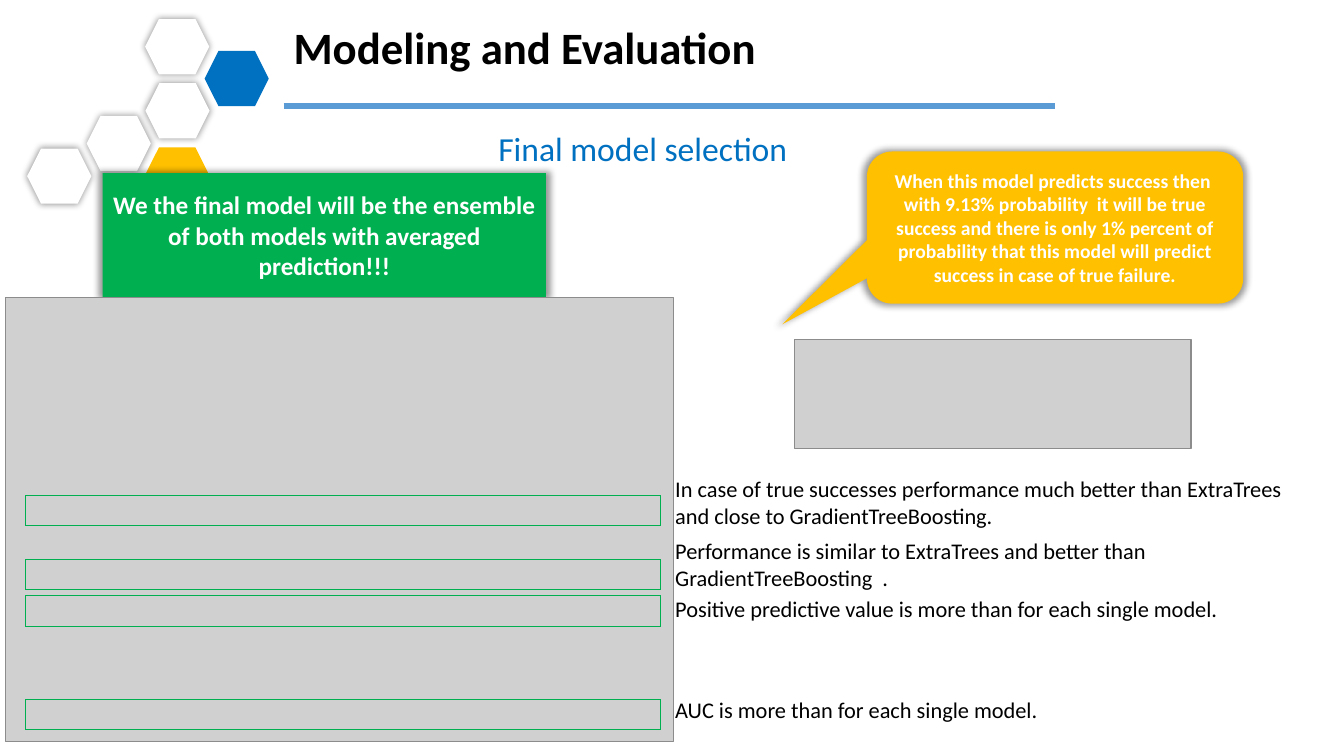
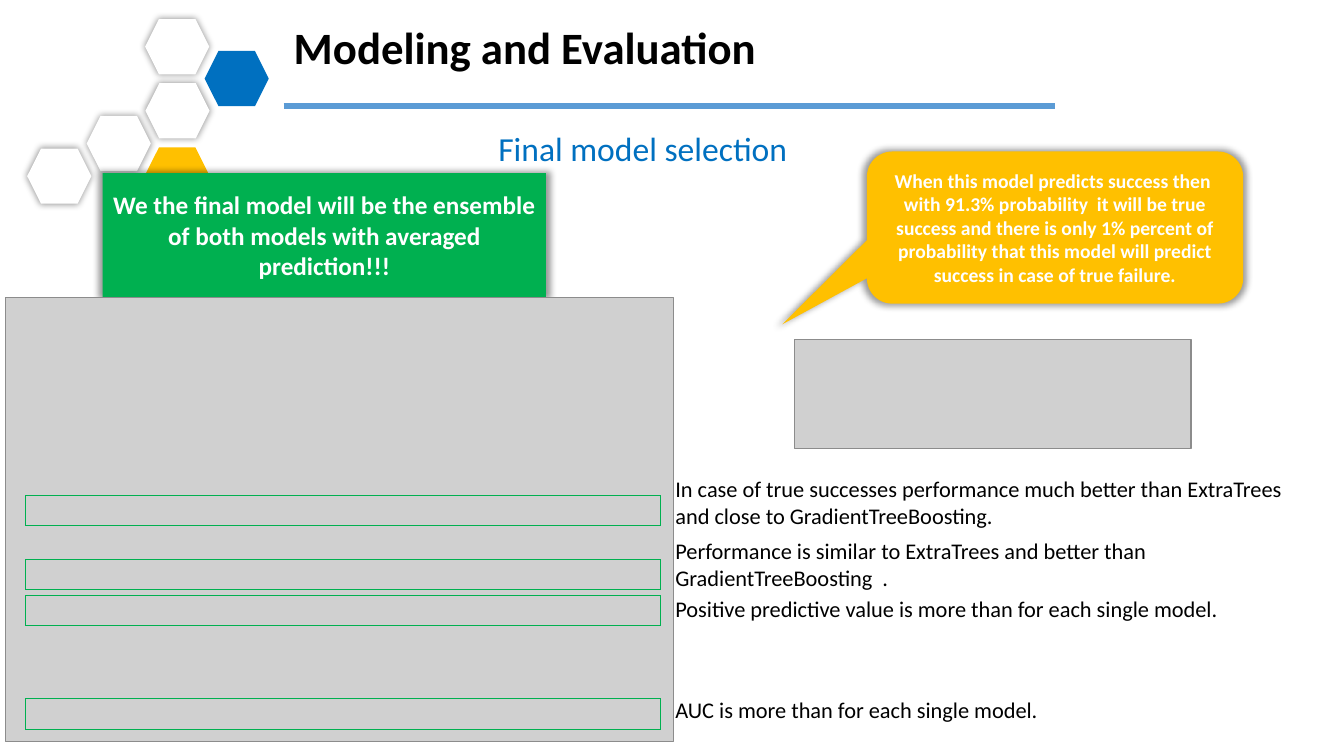
Before and after one commit to razmikmelikbekyan/market_share_prediction, a slide deck: slide 21 of PMI.pptx (slide 17 before the commit). Drawn at 1344x756 pixels with LibreOffice and Linux fonts; fonts in the diff are those of the drawing; grey boxes stand for pictures. Boxes give left, top, right and bottom in pixels: in the first picture for what was removed or moved away, otherwise in the second. Text is boxed around its words. In the diff, an @@ line names an element or a change of style, - is before the commit and + after.

Commit message:
typo correction in presentation

```diff
--- a/PMI.pptx
+++ b/PMI.pptx
@@ text in rounded speech box at box(895, 174, 1214, 282): text changed @@
-When this model predicts success then with 9.13% probability it will be true success and there is only 1% percent of probability that this model will predict success in case of true failure.
+When this model predicts success then with 91.3% probability it will be true success and there is only 1% percent of probability that this model will predict success in case of true failure.
```
Also in this commit, not shown: 18 other slides changed, 4 slides added, 1 other file.
